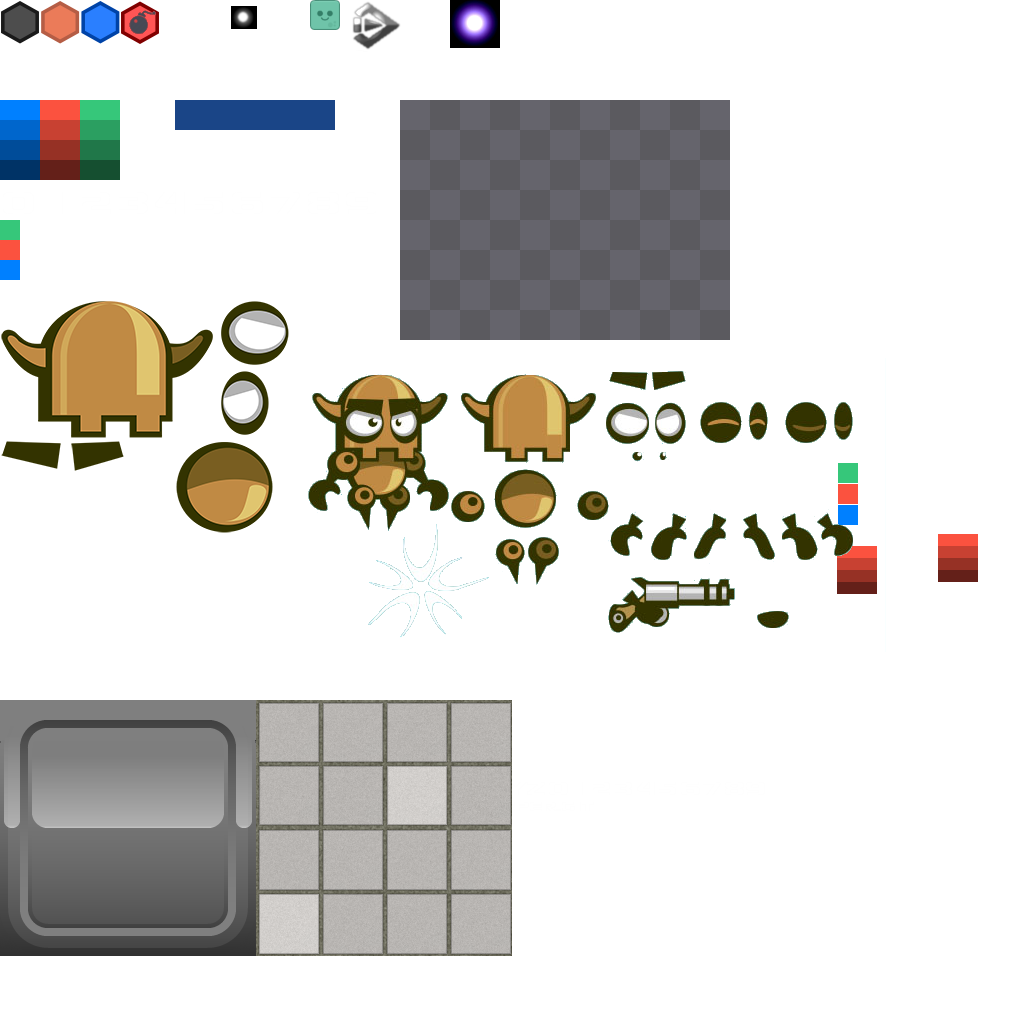
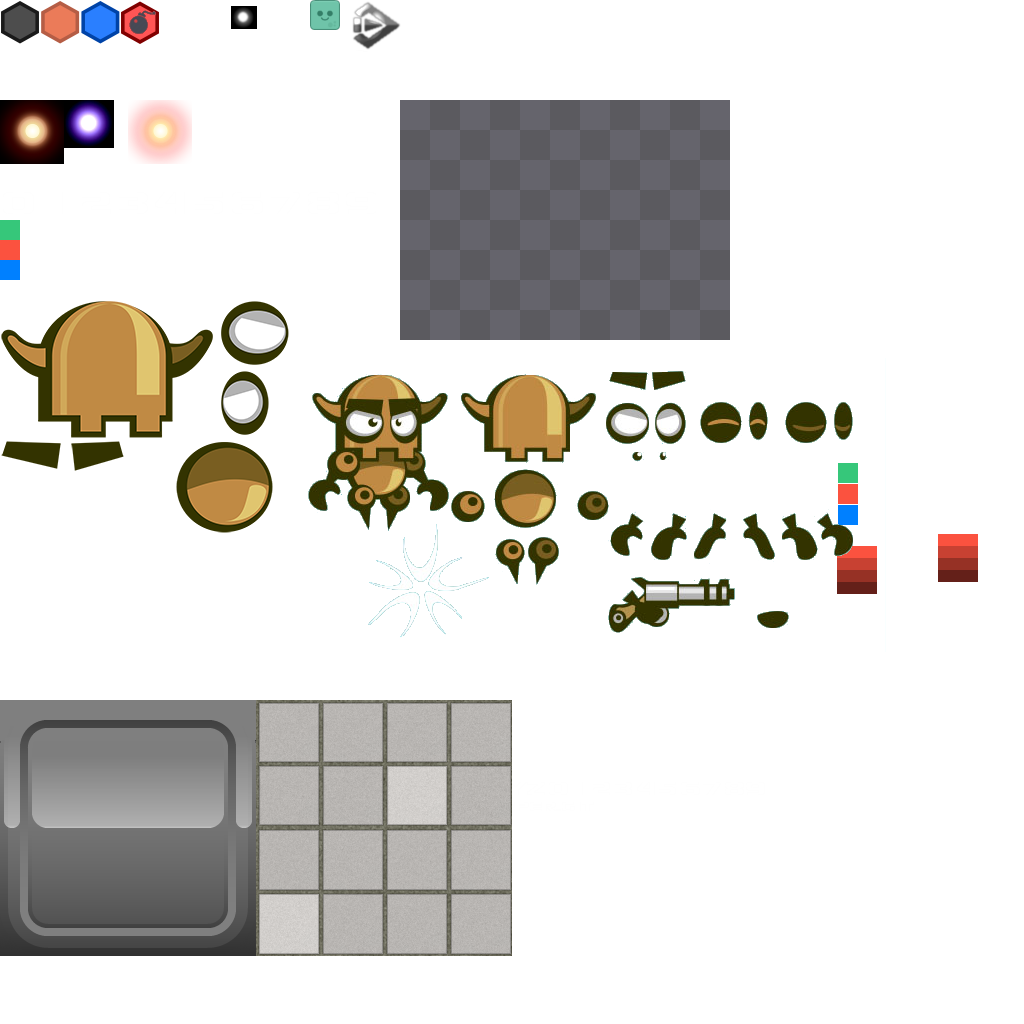
Before/after of a 1024×1024 layered artwork. What changed in the layer stack:
painted on "Ebene #19" over [left=0, top=0, right=500, bottom=180]
